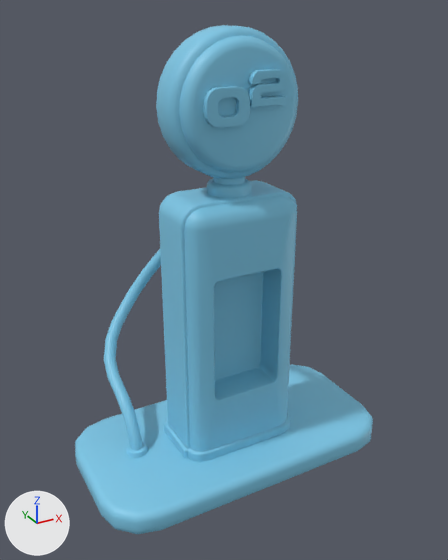
A saved change to the FBX model Proef-proeve/Assets/Graphics/Models/Checkpoint.fbx.
Both versions are drawn from a 50 mm camera at (-1.26, -2.25, 2.05) aimed at (0.01, 0.05, 0.9). The lights are fixed; the arrows at lower left show +X, +Y and +Z. The first picture is the older version.

In view in the first picture: 'Cylinder.007', 'Oxy Middle', 'Oxy bot'.
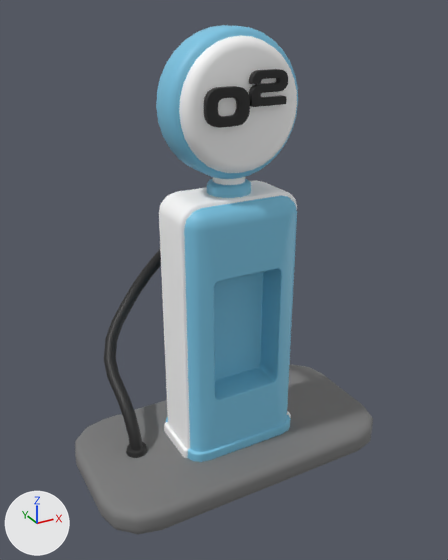
Changed parts and their boxes [x1, y1, x2, y2] in the pictures (448 x 560 px):
'Oxy bot', recoloured (cyan to grey): [75, 364, 373, 534] in both
part 1 of me_cylinder_005, recoloured (cyan to white): [179, 35, 297, 185] in both
part 2 of me_cylinder_005, recoloured (cyan to black): [204, 69, 288, 128] in both
part 3 of me_cylinder_005, recoloured (cyan to black): [104, 249, 161, 458] in both
part 4 of me_cube_012, recoloured (cyan to white): [159, 180, 297, 395] in both
part 5 of me_cube_012, recoloured (cyan to white): [164, 373, 190, 458] in both

The change in detail:
Material 'Material.004' (mat_material_004) is new.
Its base color is (0.192, 0.192, 0.192) (grey #797979).
Its roughness is 0.766.
Material 'Material' (mat_material) is new.
Its base color is (1.0, 1.0, 1.0) (white #ffffff).
Material 'Material.001' (mat_material_001) is new.
Its base color is (0.0156, 0.0156, 0.0156) (black #222222).
Its roughness is 0.555.
me_cylinder_005 has 1828 vertices, 1783 faces and spans x -0.53..0.29, y -0.16..0.59, z -1.24..0.63.
me_cylinder_005 is used by ob_cylinder_007; location (0.0, 0.0, 1.355).
me_cylinder_005 part 1: 254 of the faces centred in x -0.26..0.26, y -0.13..0.13, z 0.03..0.59 switch from mat_material_010 (cyan #7dc8e7) to mat_material (white #ffffff).
me_cylinder_005 part 2: 786 of the faces centred in x -0.18..0.17, y -0.16..-0.13, z 0.28..0.48 switch from mat_material_010 (cyan #7dc8e7) to mat_material_001 (black #222222).
me_cylinder_005 part 3: 407 of the faces centred in x -0.52..0.05, y -0.01..0.59, z -1.23..-0.21 switch from mat_material_010 (cyan #7dc8e7) to mat_material_001 (black #222222).
me_cube_012 has 562 vertices, 543 faces and spans x -0.3..0.3, y -0.187..0.187, z 0.0..1.214.
me_cube_012 is used by ob_oxy_middle; location (0.0, 0.0, 0.117).
me_cube_012 part 4: 143 of the faces centred in x -0.282..0.282, y -0.115..0.115, z 0.6..1.214 switch from mat_material_010 (cyan #7dc8e7) to mat_material (white #ffffff).
me_cube_012 part 5: 77 of the faces centred in x -0.3..-0.268, y -0.123..0.123, z 0.019..0.334 switch from mat_material_010 (cyan #7dc8e7) to mat_material (white #ffffff).
me_cube_010 has 128 vertices, 126 faces and spans x -0.734..0.734, y -0.381..0.381, z 0.0..0.117.
me_cube_010 no longer uses material mat_material_010 (cyan #7dc8e7).
me_cube_010 gains material mat_material_004 (grey #797979).
